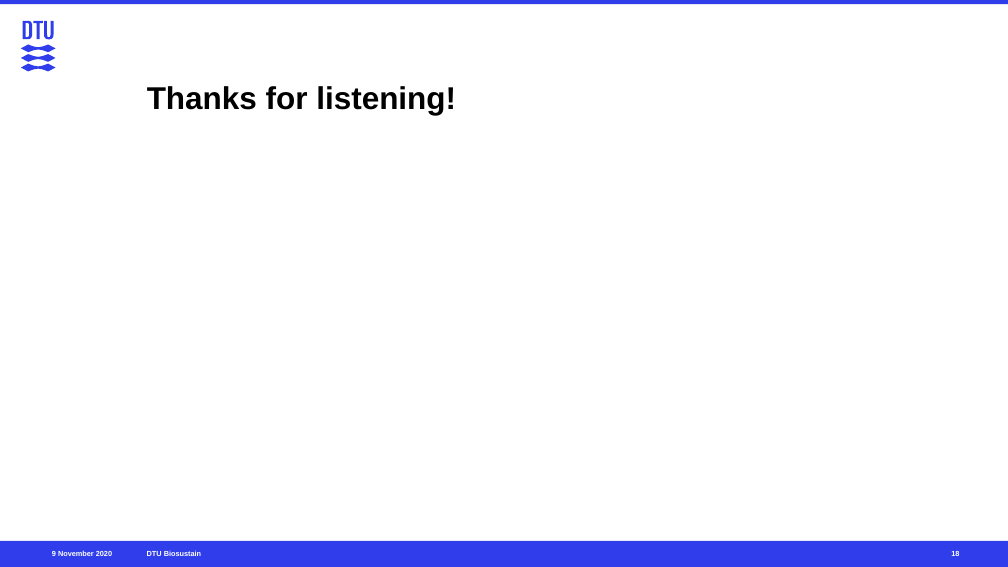
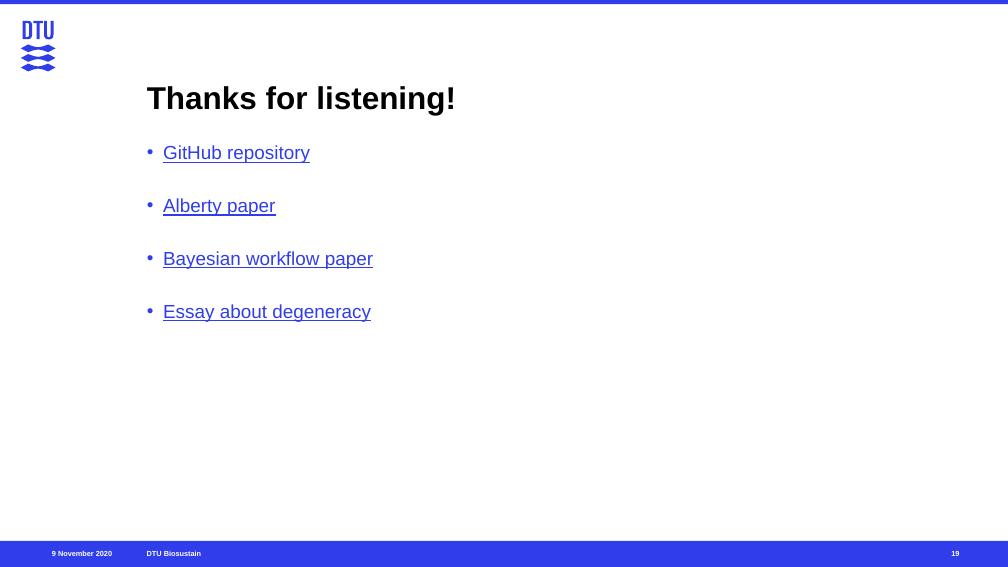
Before and after one commit to teddygroves/formation_degeneracy, a slide deck: slide 19 of slides.pptx (slide 18 before the commit). Drawn at 1008x567 pixels with LibreOffice and Linux fonts; fonts in the diff are those of the drawing. Boxes give left, top, right and bottom in pixels: in the first picture for what was removed or moved away, otherwise in the second. Text is boxed around its words. In the diff, an @@ line names an element or a change of style, - is before the commit and + after.

Commit message:
Update slides

```diff
--- a/slides.pptx
+++ b/slides.pptx
@@ text added at <box>163,145,373,322</box>, 18 pt, text #2F3EEA, underline @@
+• GitHub repository
+• Alberty paper
+• Bayesian workflow paper
+• Essay about degeneracy
@@ page number at <box>951,551,959,556</box>: text changed @@
-18
+19
```
Also in this commit, not shown: 1 slide added.
